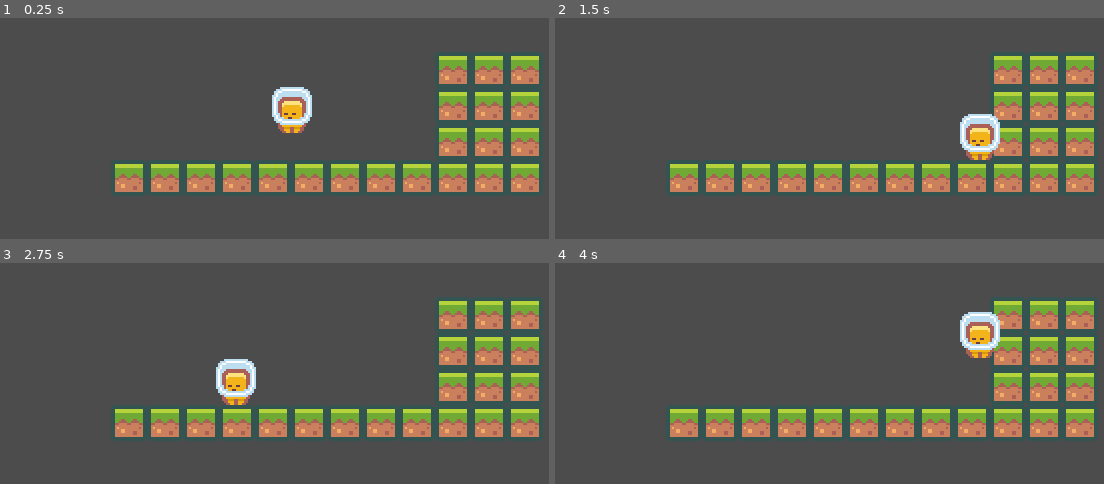
Above: before the commit, frames 1-4 (two rows, left to right).
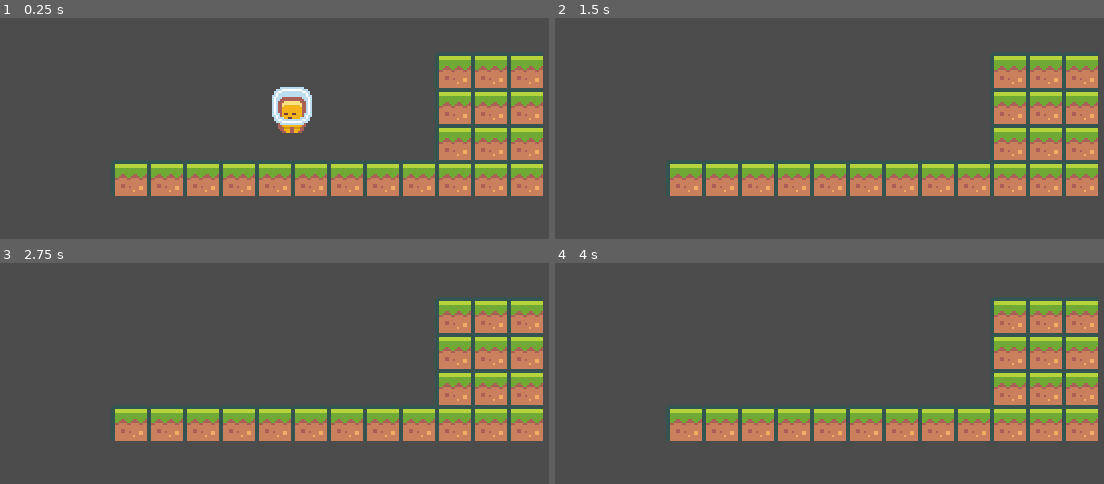
Above: after the commit, the same moments.

Repository: Yrainyw/2D-Platformer
Game: Godot game, scene res://Scenes/main.tscn
Two runs of this game, one before a commit and one after it. Both use one fixed random seed, a clock stepped at 60 frames per second and the inputs below.
Inputs:
- Up to frame 1 (0.25 s): no input
- Up to frame 2 (1.5 s): hold D (move_right) from 0.53 s (still down); tap J (jump) at 0.77 s
- Up to frame 3 (2.75 s): tap J (jump) at 1.52 s; release D (move_right) at 2.03 s; hold A (move_left) from 2.03 s (still down)
- Up to frame 4 (4 s): release A (move_left) at 2.78 s; hold D (move_right) from 2.78 s (still down); tap J (jump) at 3.02, 3.77 s

The runs differ from the first frame. In frame 1, 5.4% of the frame differs, in the area x 20-99%, y 15-81%; in frame 2, 6.7%; in frame 3, 6.7%; in frame 4, 6.7%.

Commit message:
Tilemap Autotiles

Diff:
--- a/Resources/tileset.tres
+++ b/Resources/tileset.tres
@@ -1,29 +1,28 @@
-[gd_resource type="TileSet" load_steps=3 format=2]
+[gd_resource type="TileSet" load_steps=2 format=2]
 
 [ext_resource path="res://Assets/Tiles/tiles_packed.png" type="Texture" id=1]
-
-[sub_resource type="ConvexPolygonShape2D" id=1]
-points = PoolVector2Array( 0, 0, 18, 0, 18, 18, 0, 18 )
 
 [resource]
 0/name = "tiles_packed.png 0"
 0/texture = ExtResource( 1 )
 0/tex_offset = Vector2( 0, 0 )
 0/modulate = Color( 1, 1, 1, 1 )
-0/region = Rect2( 0, 0, 18, 18 )
-0/tile_mode = 0
+0/region = Rect2( 0, 162, 90, 54 )
+0/tile_mode = 1
+0/autotile/bitmask_mode = 1
+0/autotile/bitmask_flags = [  ]
+0/autotile/icon_coordinate = Vector2( 0, 0 )
+0/autotile/tile_size = Vector2( 18, 18 )
+0/autotile/spacing = 0
+0/autotile/occluder_map = [  ]
+0/autotile/navpoly_map = [  ]
+0/autotile/priority_map = [  ]
+0/autotile/z_index_map = [  ]
 0/occluder_offset = Vector2( 0, 0 )
 0/navigation_offset = Vector2( 0, 0 )
 0/shape_offset = Vector2( 0, 0 )
 0/shape_transform = Transform2D( 1, 0, 0, 1, 0, 0 )
-0/shape = SubResource( 1 )
 0/shape_one_way = false
-0/shape_one_way_margin = 1.0
-0/shapes = [ {
-"autotile_coord": Vector2( 0, 0 ),
-"one_way": false,
-"one_way_margin": 1.0,
-"shape": SubResource( 1 ),
-"shape_transform": Transform2D( 1, 0, 0, 1, 0, 0 )
-} ]
+0/shape_one_way_margin = 0.0
+0/shapes = [  ]
 0/z_index = 0
Binary file changed: Assets/Tiles/tiles_packed.png
Not shown, changed: Assets/.DS_Store
